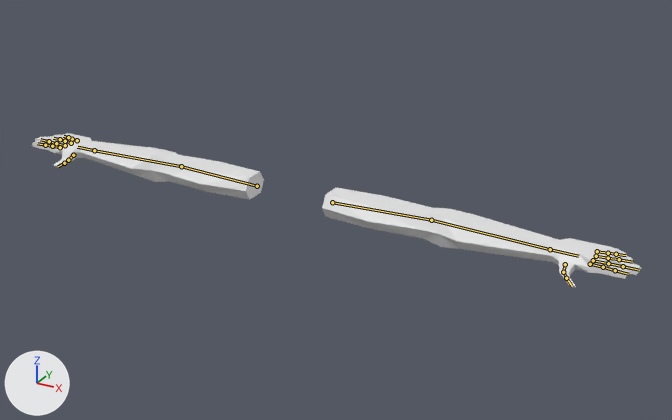
The Blender file Assets/Art/blend/arms_01.blend as it was, and as the next commit left it.
Rendered twice from a 50 mm lens placed at (2.09, -3.38, 3.18), pointed at (0.4, -0.3, 1.64). The lights are fixed; the arrows at lower left show +X, +Y and +Z. The first picture is the older version. The bones that change, and the others that lie on the model, are drawn over the model as lines.

Names of what the first picture shows: 'Arms'.
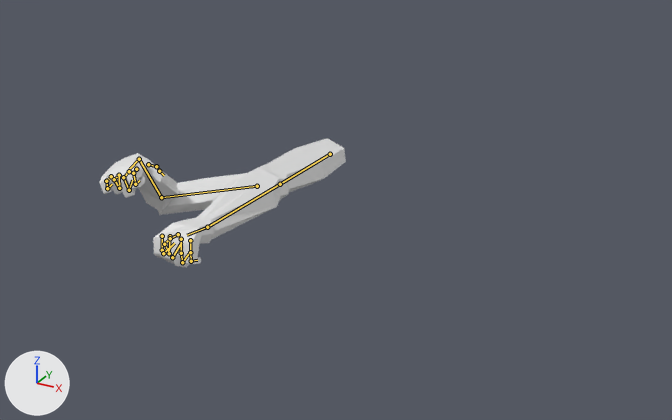
The newer file adds an action. The first version stands in its rest pose; the second is drawn at frame 6 of the action 'Melee_Attack_02'.

Location of each change, (x1, y1, x2, y2) in pixels of the pictures (672 x 420 px):
'Arms', posed (60% narrower, 16% shorter): before (32, 133, 641, 288); after (100, 138, 346, 268)
bone 'Bicep.L', root to tip: before (332, 202) to (431, 220); after (330, 154) to (280, 184)
bone 'Palm.L', root to tip: before (550, 249) to (578, 256); after (207, 227) to (187, 235)
bone 'Pinky1.L', root to tip: before (597, 251) to (608, 253); after (190, 240) to (190, 252)
bone 'Pinky3.L', root to tip: before (616, 254) to (626, 255); after (191, 261) to (197, 260)
bone 'Ring1.L', root to tip: before (596, 256) to (608, 258); after (181, 239) to (181, 253)
bone 'Ring2.L', root to tip: before (608, 258) to (619, 259); after (181, 253) to (182, 262)
bone 'Ring3.L', root to tip: before (619, 259) to (632, 262); after (182, 262) to (188, 254)
bone 'Middle1.L', root to tip: before (593, 260) to (608, 263); after (170, 236) to (169, 253)
bone 'Middle2.L', root to tip: before (608, 263) to (623, 266); after (169, 253) to (172, 257)
bone 'Middle3.L', root to tip: before (623, 266) to (639, 270); after (172, 257) to (181, 242)
bone 'Index1.L', root to tip: before (590, 264) to (603, 267); after (162, 236) to (162, 250)
bone 'Index2.L', root to tip: before (603, 267) to (615, 270); after (162, 250) to (163, 253)
bone 'Index3.L', root to tip: before (615, 270) to (628, 274); after (163, 253) to (174, 243)
bone 'Thumb3.L', root to tip: before (566, 278) to (572, 286); after (164, 244) to (170, 254)
bone 'Forearm.R', root to tip: before (181, 166) to (94, 150); after (161, 197) to (139, 159)
bone 'Palm.R', root to tip: before (94, 150) to (77, 147); after (139, 159) to (129, 169)
bone 'Pink2.R', root to tip: before (72, 139) to (68, 137); after (106, 181) to (107, 188)
bone 'Pinky3.R', root to tip: before (68, 137) to (63, 136); after (107, 188) to (112, 184)
bone 'Ring2.R', root to tip: before (65, 141) to (60, 139); after (114, 179) to (119, 188)
bone 'Ring3.R', root to tip: before (60, 139) to (53, 138); after (119, 188) to (119, 176)
bone 'Middle2.R', root to tip: before (56, 143) to (49, 141); after (123, 177) to (129, 190)
bone 'Middle3.R', root to tip: before (49, 141) to (40, 139); after (129, 190) to (132, 180)
bone 'Index2.R', root to tip: before (52, 146) to (45, 145); after (133, 173) to (135, 184)
bone 'Index3.R', root to tip: before (45, 145) to (37, 143); after (135, 184) to (139, 180)

What the commit changed:
Bone 'Bicep.L' (bone_bicep_l) moves from (0.0, 0.0, 0.0) to (-0.205, -0.042, -0.067).
Bone 'Palm.L' (bone_palm_l) turns from (0, 0, 0) to (-26, -15, -126) degrees about its own x, y and z.
Bone 'Pinky1.L' (bone_pinky1_l) moves from (0.0, 0.0, 0.0) to (0.002, 0.001, 0.0).
Bone 'Pinky1.L' (bone_pinky1_l) turns from (0, 0, 0) to (-3, 3, -84) degrees about its own x, y and z.
Bone 'Pinky3.L' (bone_pinky3_l) turns from (0, 0, 0) to (0, 0, -86) degrees about its own x, y and z.
Bone 'Ring1.L' (bone_ring1_l) moves from (0.0, 0.0, 0.0) to (0.001, -0.002, 0.0).
Bone 'Ring1.L' (bone_ring1_l) turns from (0, 0, 0) to (-1, 1, -84) degrees about its own x, y and z.
Bone 'Ring2.L' (bone_ring2_l) turns from (0, 0, 0) to (9, -6, -27) degrees about its own x, y and z.
Bone 'Ring3.L' (bone_ring3_l) turns from (0, 0, 0) to (0, 0, -91) degrees about its own x, y and z.
Bone 'Middle1.L' (bone_middle1_l) moves from (0.0, 0.0, 0.0) to (-0.003, 0.001, 0.0).
Bone 'Middle1.L' (bone_middle1_l) turns from (0, 0, 0) to (6, -6, -90) degrees about its own x, y and z.
Bone 'Middle2.L' (bone_middle2_l) turns from (0, 0, 0) to (14, 3, -53) degrees about its own x, y and z.
Bone 'Middle3.L' (bone_middle3_l) turns from (0, 0, 0) to (-14, -11, -106) degrees about its own x, y and z.
Bone 'Index1.L' (bone_index1_l) turns from (0, 0, 0) to (0, 0, -84) degrees about its own x, y and z.
Bone 'Index2.L' (bone_index2_l) turns from (0, 0, 0) to (33, -3, -60) degrees about its own x, y and z.
Bone 'Index3.L' (bone_index3_l) turns from (0, 0, 0) to (-32, -18, -97) degrees about its own x, y and z.
Bone 'Thumb3.L' (bone_thumb3_l) turns from (0, 0, 0) to (-46, 0, -84) degrees about its own x, y and z.
Bone 'Forearm.R' (bone_forearm_r) turns from (0, 0, 0) to (-3, 10, -5) degrees about its own x, y and z.
Bone 'Palm.R' (bone_palm_r) turns from (0, 0, 0) to (44, -4, 117) degrees about its own x, y and z.
Bone 'Pink2.R' (bone_pink2_r) turns from (0, 0, 0) to (0, 0, 64) degrees about its own x, y and z.
Bone 'Pinky3.R' (bone_pinky3_r) turns from (0, 0, 0) to (0, 0, 118) degrees about its own x, y and z.
Bone 'Ring2.R' (bone_ring2_r) turns from (0, 0, 0) to (0, 0, 99) degrees about its own x, y and z.
Bone 'Ring3.R' (bone_ring3_r) turns from (0, 0, 0) to (0, 0, 130) degrees about its own x, y and z.
Bone 'Middle2.R' (bone_middle2_r) turns from (0, 0, 0) to (0, 0, 87) degrees about its own x, y and z.
Bone 'Middle3.R' (bone_middle3_r) turns from (0, 0, 0) to (0, 0, 111) degrees about its own x, y and z.
Bone 'Index2.R' (bone_index2_r) turns from (0, 0, 0) to (0, 0, 54) degrees about its own x, y and z.
Bone 'Index3.R' (bone_index3_r) turns from (0, 0, 0) to (0, 0, 122) degrees about its own x, y and z.
Bone 'IK Arm Target.L' (bone_ik_arm_target_l) moves from (0.0, 0.0, 0.0) to (-0.297, -0.957, 1.65).
Bone 'IK Arm Target.L' (bone_ik_arm_target_l) turns from (0, 0, 0) to (122, 20, -80) degrees about its own x, y and z.
Bone 'IK Arm Target.R' (bone_ik_arm_target_r) moves from (0.0, 0.0, 0.0) to (0.273, -0.779, 0.545).
Bone 'IK Arm Target.R' (bone_ik_arm_target_r) turns from (0, 0, 0) to (111, 0, 0) degrees about its own x, y and z.
